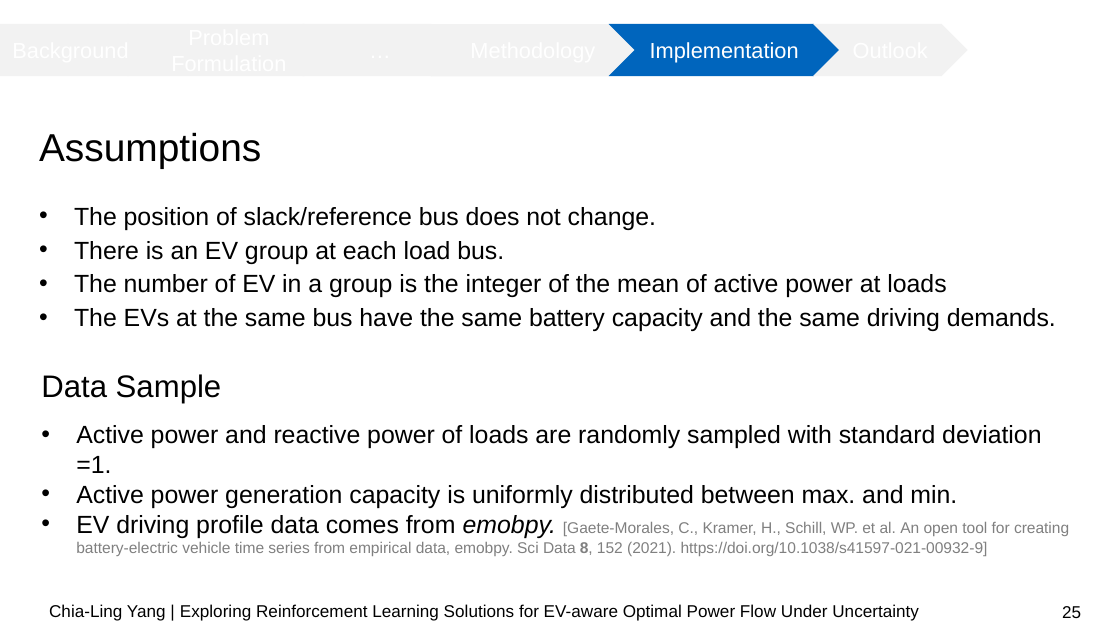
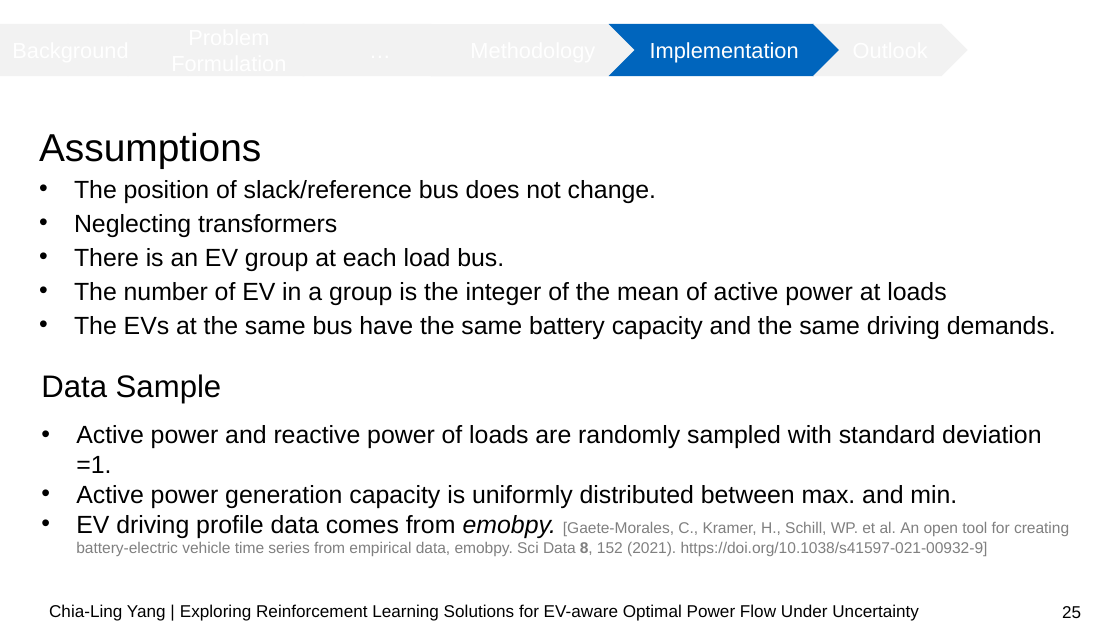
Before and after one commit to chialingyang7718/RL_OPF_EVaware, a slide deck: slide 25 of Mid-term Presentation.pptx. Drawn at 1120x630 pixels with LibreOffice and Linux fonts; fonts in the diff are those of the drawing; background and template pictures are left out. Boxes give left, top, right and bottom in pixels: in the first picture for what was removed or moved away, otherwise in the second. Text is boxed around its words. In the diff, an @@ line names an element or a change of style, - is before the commit and + after.

```diff
--- a/Mid-term Presentation.pptx
+++ b/Mid-term Presentation.pptx
@@ text "The position of slack/reference bus ...": place and size @@
-text "The position of slack/reference bus ..." at (74,207,1056,331)
+text "The position of slack/reference bus ..." at (74,180,1056,339)
@@ text at (74,214,337,237): paragraph added @@
+• Neglecting transformers
```
Also in this commit, not shown: 3 other slides changed, 2 slides added.
